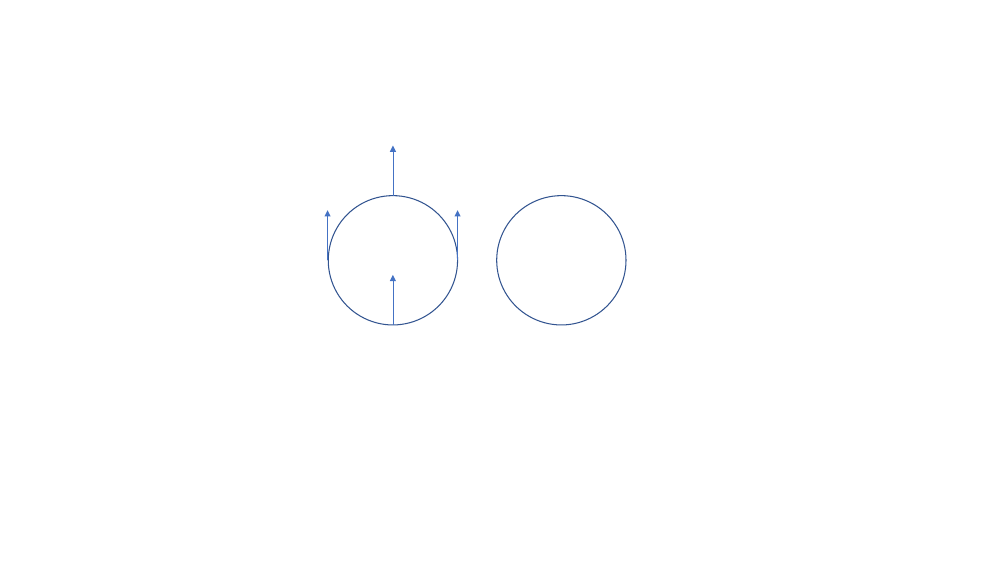
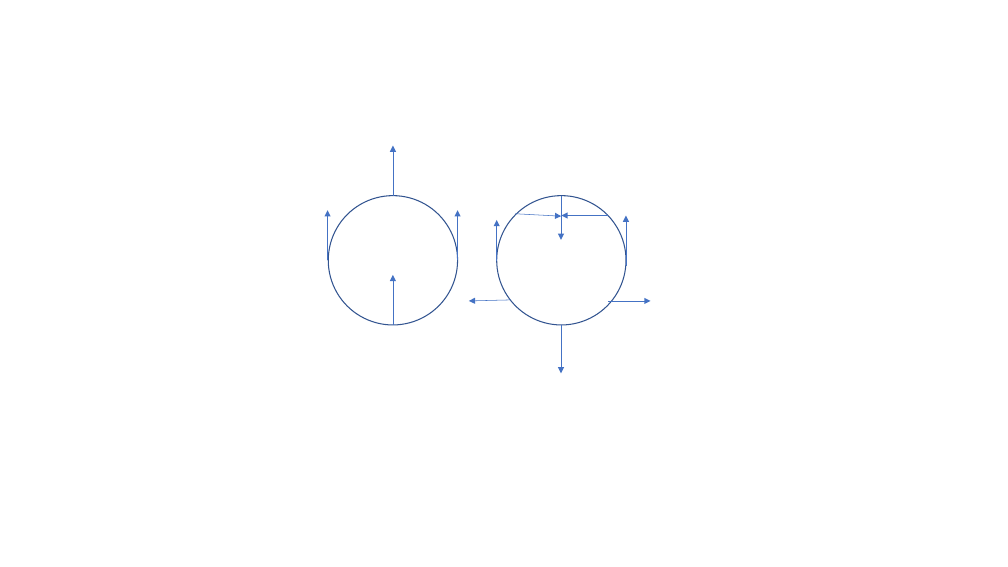
Before and after one commit to WCheng111/physics-computation, a slide deck: slide 1 of iron/vortex.pptx. Drawn at 1008x567 pixels with LibreOffice and Linux fonts; fonts in the diff are those of the drawing. Boxes give left, top, right and bottom in pixels: in the first picture for what was removed or moved away, otherwise in the second. Text is boxed around its words. In the diff, an @@ line names an element or a change of style, - is before the commit and + after.

```diff
--- a/iron/vortex.pptx
+++ b/iron/vortex.pptx
@@ arrow added from (561, 196) to (561, 240), #4472C4 0.5 pt @@
@@ arrow added from (497, 262) to (497, 220), #4472C4 0.5 pt @@
@@ arrow added from (516, 214) to (561, 216), #4472C4 0.5 pt @@
@@ arrow added from (608, 216) to (562, 216), #4472C4 0.5 pt @@
@@ arrow added from (626, 265) to (626, 216), #4472C4 0.5 pt @@
@@ arrow added from (510, 300) to (469, 301), #4472C4 0.5 pt @@
@@ arrow added from (561, 325) to (561, 374), #4472C4 0.5 pt @@
@@ arrow added from (608, 301) to (651, 301), #4472C4 0.5 pt @@
```
Also in this commit, not shown: 1 other file.
